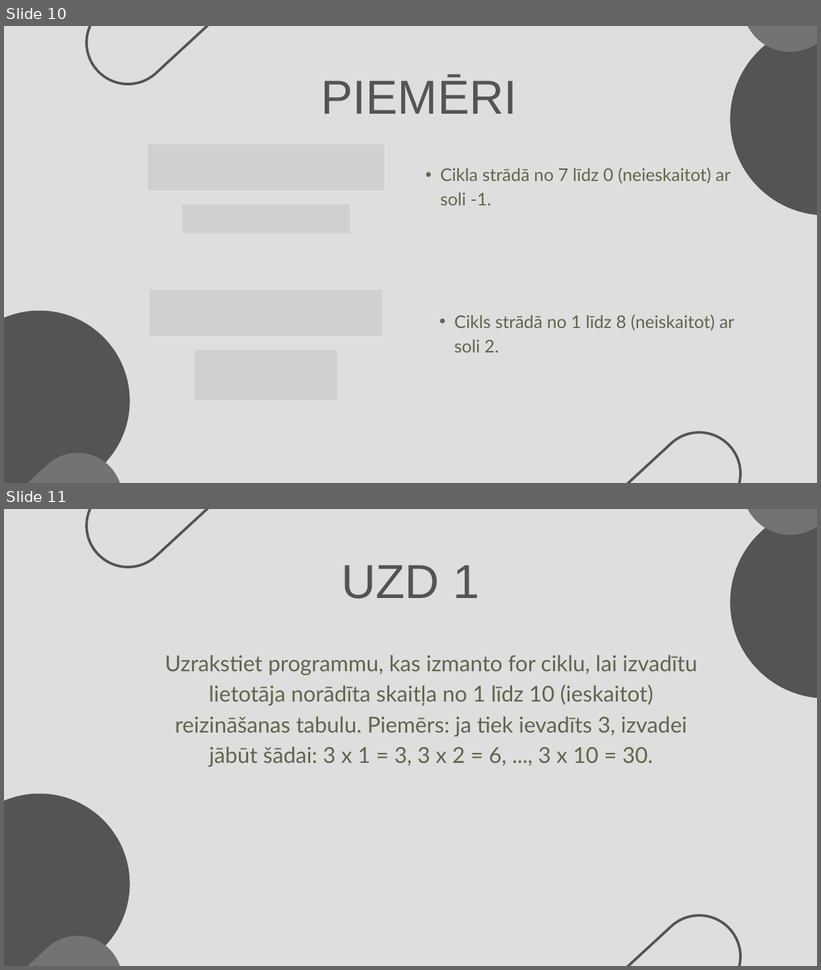
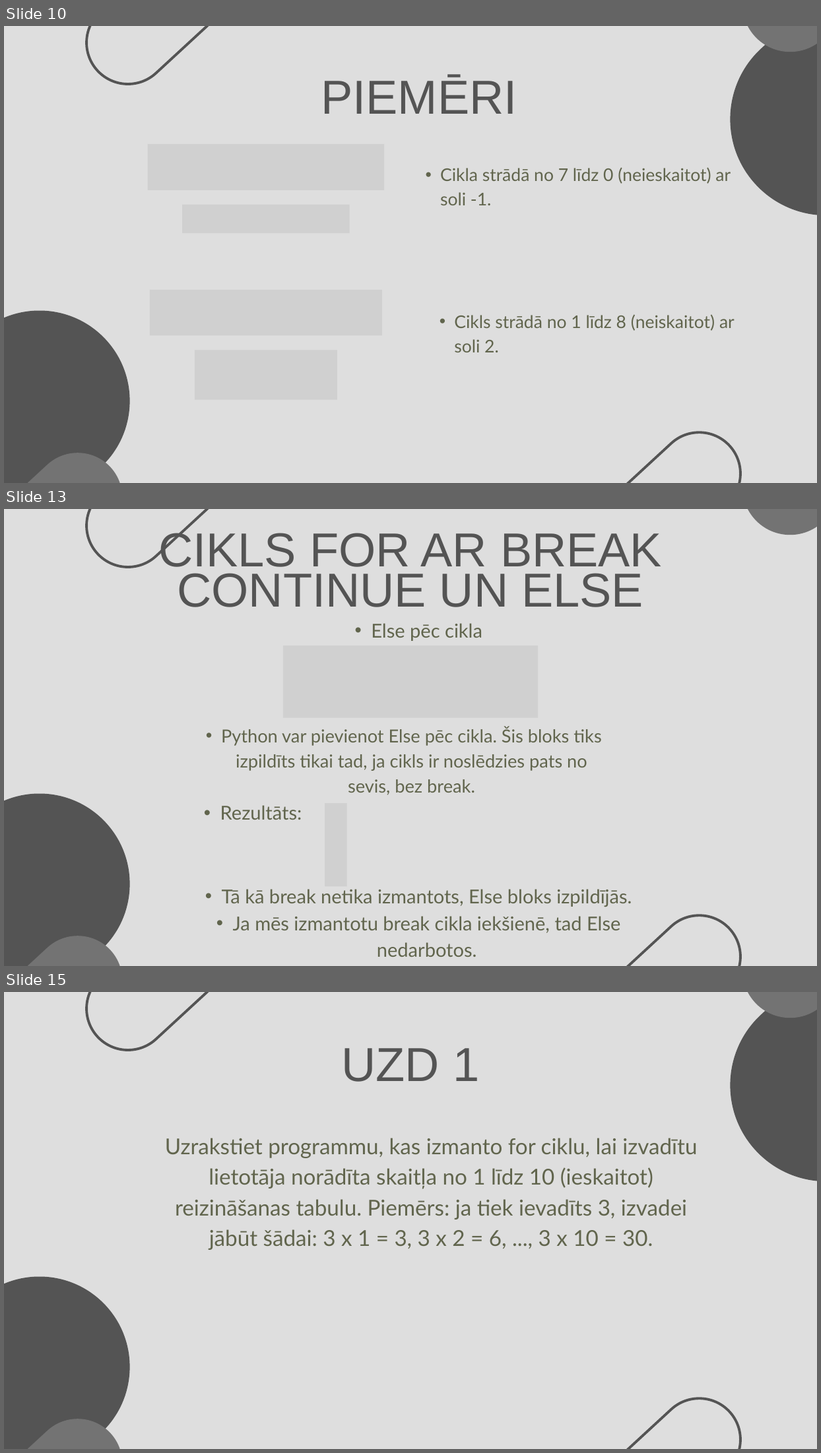
Before and after one commit to 123gleb123/Cecotkins_Eksamens2, a slide deck: Cikls ar skaitītāju programmēšanas valodā Python.pptx. Shown one above the other, each under a label of ours: slides 10 and 11 before the commit, slides 10, 13 and 15 after it; the slides between them are not shown. The pictures are 821x970 and 821x1453 pixels, drawn with LibreOffice and Linux fonts; fonts in the diff are those of the drawing; grey boxes stand for pictures. Boxes give left, top, right and bottom in pixels: in the first picture for what was removed or moved away, otherwise in the second. Text is boxed around its words. In the diff, an @@ line names an element or a change of style, - is before the commit and + after.

```diff
--- a/Cikls ar skaitītāju programmēšanas valodā Python.pptx
+++ b/Cikls ar skaitītāju programmēšanas valodā Python.pptx
@@ slide 13 added at [4,509,817,966], background #DEDEDE @@
@@ freeform shape added at [69,509,248,584], outline #545454 4.5 pt @@
@@ freeform shape added at [723,509,817,555], fill #737373 @@
@@ text added at [158,529,662,607], 84.5 pt, text #545454 @@
+CIKLS FOR AR BREAK CONTINUE UN ELSE
@@ text added at [371,623,482,641], 34 pt, text #61654D @@
+  • Else pēc cikla
@@ picture added at [283,646,538,718] @@
@@ text added at [221,727,601,795], 31.8 pt, text #61654D @@
+  • Python var pievienot Else pēc cikla. Šis bloks tiks izpildīts tikai tad, ja cikls ir noslēdzies pats no sevis, bez break.
@@ freeform shape added at [4,757,167,966], fill #545454 @@
@@ text added at [220,805,302,820], 34 pt, text #61654D @@
+  • Rezultāts:
@@ picture added at [325,803,347,887] @@
@@ text added at [222,889,632,957], 34 pt, text #61654D @@
+  • Tā kā break netika izmantots, Else bloks izpildījās.
+  • Ja mēs izmantotu break cikla iekšienē, tad Else nedarbotos.
@@ freeform shape added at [580,898,758,966], outline #545454 4.5 pt @@
@@ freeform shape added at [4,918,141,966], fill #737373 @@
@@ what was slide 11 is now slide 15 @@
```
Also in this commit, not shown: 3 other slides added, 1 other file.
